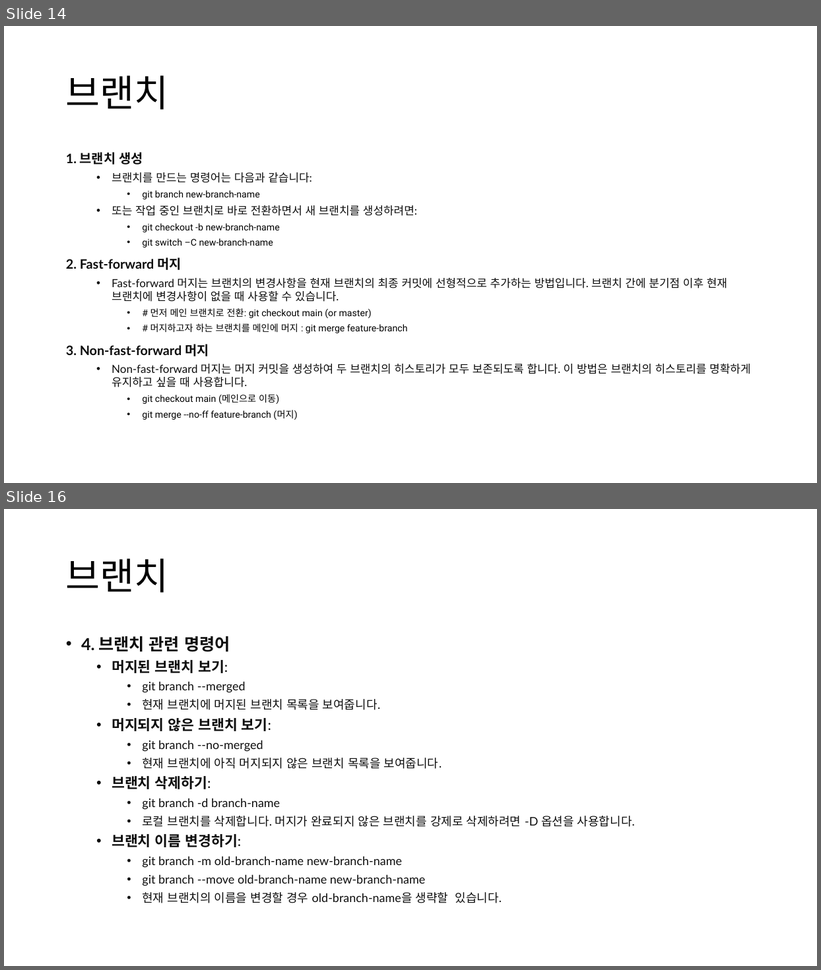
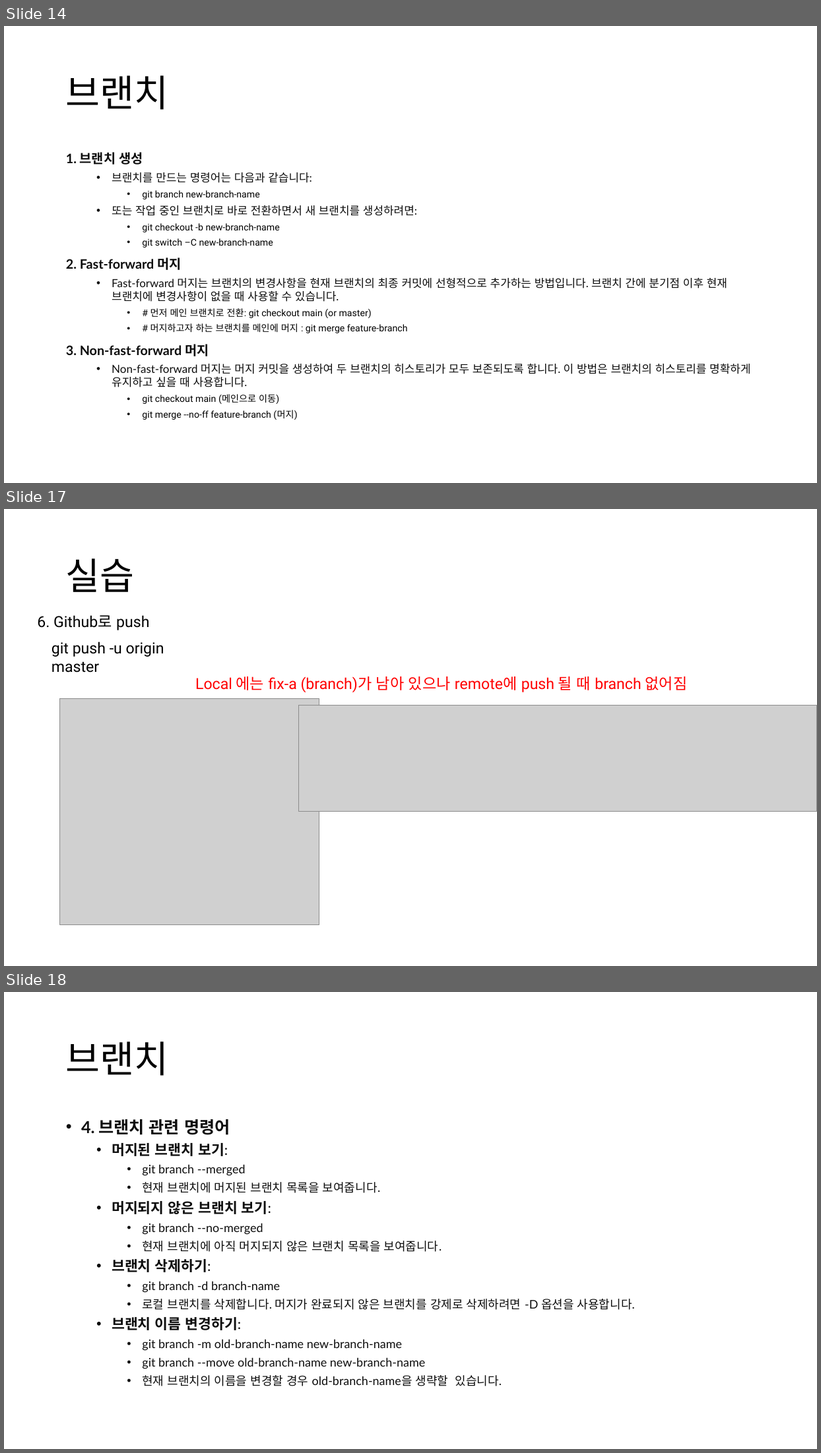
Before and after one commit to Joseph-GM/ppt-git, a slide deck: git-github-joseph.pptx. Shown one above the other, each under a label of ours: slides 14 and 16 before the commit, slides 14, 17 and 18 after it; the slides between them are not shown. The pictures are 821x970 and 821x1453 pixels, drawn with LibreOffice and Linux fonts; fonts in the diff are those of the drawing; grey boxes stand for pictures. Boxes give left, top, right and bottom in pixels: in the first picture for what was removed or moved away, otherwise in the second. Text is boxed around its words. In the diff, an @@ line names an element or a change of style, - is before the commit and + after.

Commit message:
branch 2

```diff
--- a/git-github-joseph.pptx
+++ b/git-github-joseph.pptx
@@ slide 17 added at bbox=[4, 509, 817, 966], background #FFFFFF @@
@@ title added at bbox=[66, 559, 135, 592], 44 pt, text #000000 @@
+실습
@@ text added at bbox=[37, 615, 149, 630], 18 pt, text #000000 @@
+6. Github로 push
@@ text added at bbox=[52, 642, 164, 673], 18 pt, text #000000 @@
+git push -u origin master
@@ text added at bbox=[195, 677, 688, 692], 18 pt, text #FF0000 @@
+Local 에는 fix-a (branch)가 남아 있으나 remote에 push 될 때 branch 없어짐
@@ picture added at bbox=[60, 698, 319, 925] @@
@@ picture added at bbox=[298, 706, 817, 812] @@
@@ what was slide 16 is now slide 18 @@
```
Also in this commit, not shown: 1 slide changed, 1 other slide added, 1 other file.
